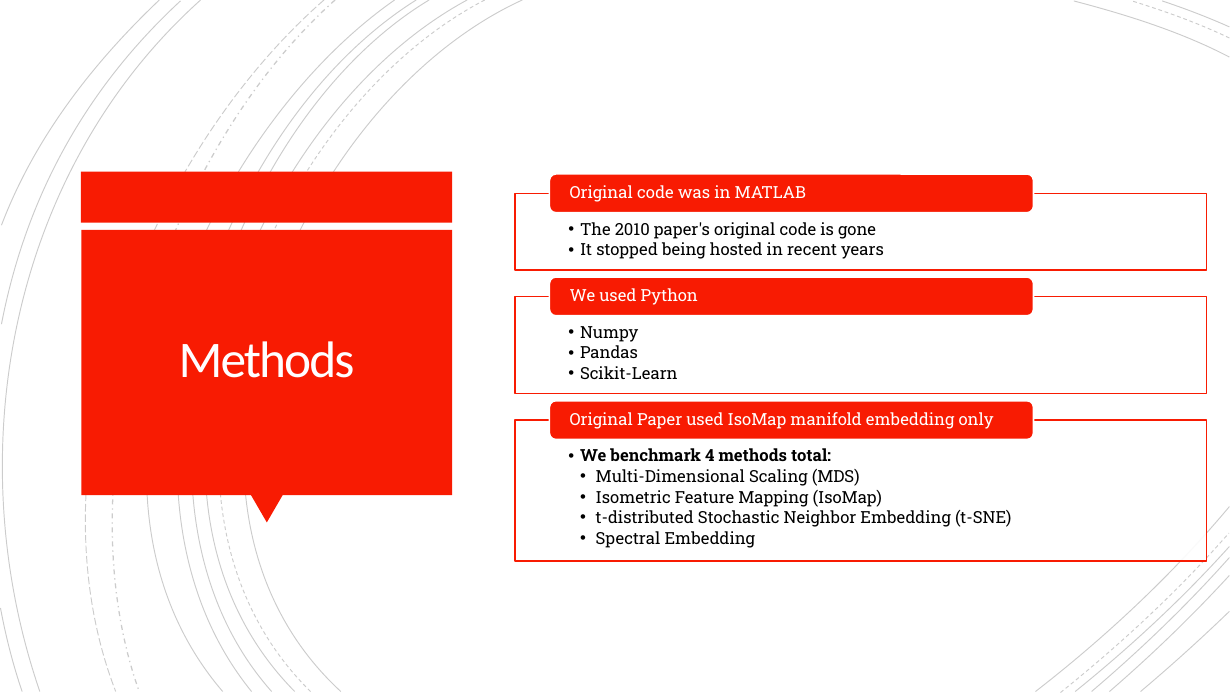
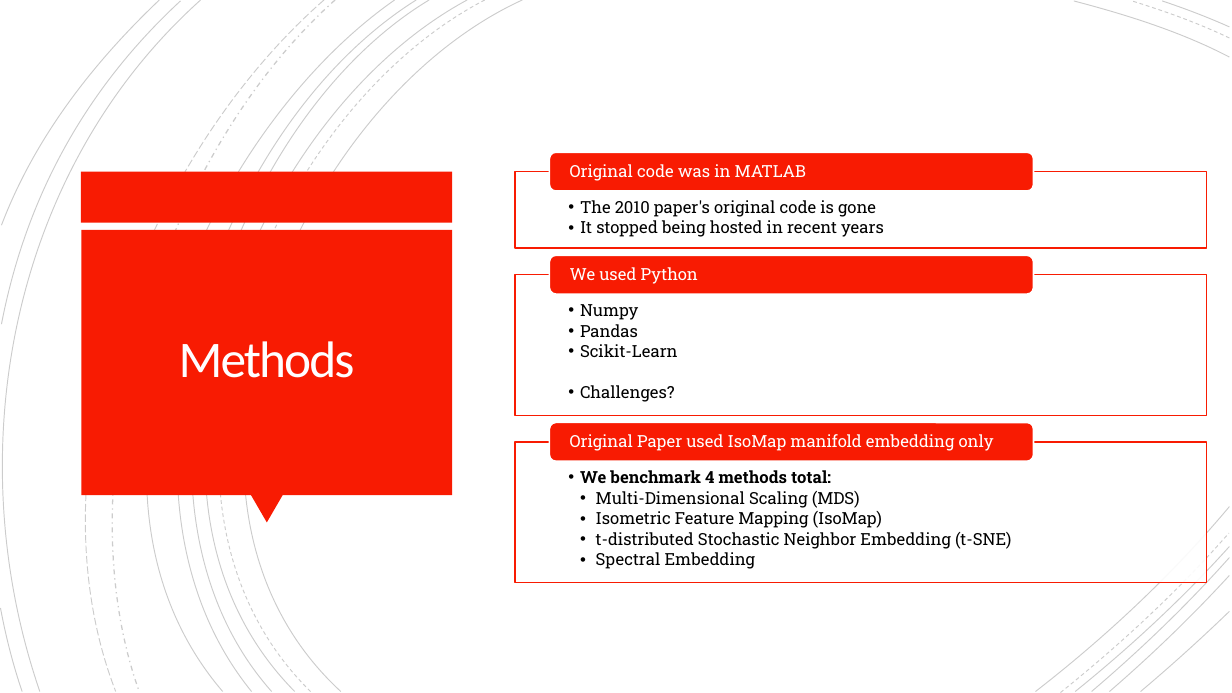
Before and after one commit to MatthewWolff/CMU_Computational_Genomics_Final_Project, a slide deck: slide 5 of poster_presentation.pptx. Drawn at 1232x693 pixels with LibreOffice and Linux fonts; fonts in the diff are those of the drawing. Boxes give left, top, right and bottom in pixels: in the first picture for what was removed or moved away, otherwise in the second. Text is boxed around its words. In the diff, an @@ line names an element or a change of style, - is before the commit and + after.

```diff
--- a/poster_presentation.pptx
+++ b/poster_presentation.pptx
@@ 3 texts, 2 rounded rectangles, 1 rectangle: place and size @@
-3 texts, 2 rounded rectangles, 1 rectangle at box(515, 174, 1206, 316)
+3 texts, 2 rounded rectangles, 1 rectangle at box(515, 152, 1206, 294)
@@ text "Numpy": place and size @@
-text "Numpy" at box(580, 326, 678, 379)
+text "Numpy" at box(580, 304, 678, 402)
@@ rectangle: place and size @@
-rectangle at box(515, 297, 1206, 394)
+rectangle at box(515, 274, 1206, 415)
@@ text at box(580, 385, 675, 402): paragraph added @@
+  • Challenges?
@@ 2 texts, 1 rectangle, 1 rounded rectangle: place and size @@
-2 texts, 1 rectangle, 1 rounded rectangle at box(515, 401, 1206, 561)
+2 texts, 1 rectangle, 1 rounded rectangle at box(515, 422, 1206, 582)
```
Also in this commit, not shown: 2 other slides changed, 1 slide added, 1 slide removed, 1 other file.
